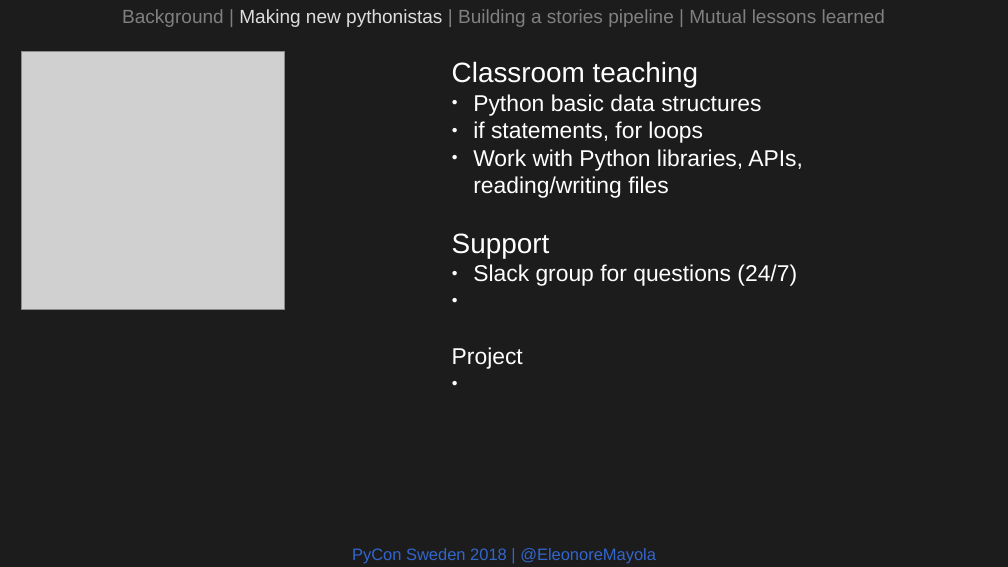
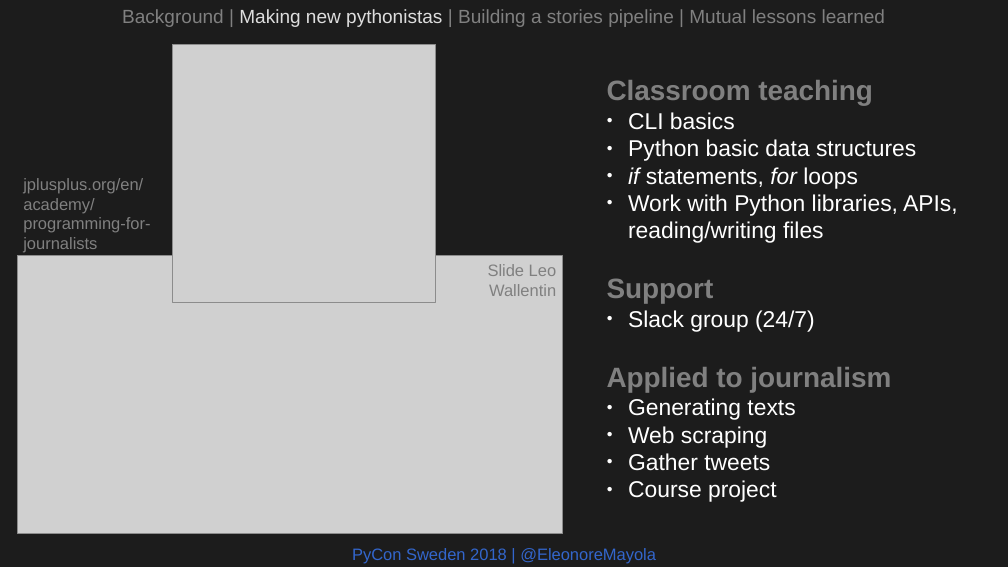
Before and after one commit to Eleonore9/-pyconse18, a slide deck: slide 10 of pyconse2018.odp. Drawn at 1008x567 pixels with LibreOffice and Linux fonts; fonts in the diff are those of the drawing; grey boxes stand for pictures. Boxes give left, top, right and bottom in pixels: in the first picture for what was removed or moved away, otherwise in the second. Text is boxed around its words. In the diff, an @@ line names an element or a change of style, - is before the commit and + after.

Commit message:
Python courses slides

```diff
--- a/pyconse2018.odp
+++ b/pyconse2018.odp
@@ picture added at <box>173,44,435,302</box> @@
@@ text "Classroom teaching": place and size @@
-text "Classroom teaching" at <box>452,61,803,369</box>
+text "Classroom teaching" at <box>607,80,958,502</box>
@@ text at <box>607,80,873,304</box>: text colour #FFFFFF to #808080, bold on in "Classroom teaching", "Support"; italic on in "if for" @@
@@ text at <box>628,112,735,130</box>: paragraph added @@
+● CLI basics
@@ text added at <box>23,178,150,252</box>, 13 pt, text #808080 @@
+jplusplus.org/en/academy/programming-for-journalists
@@ picture: place and size @@
-picture at <box>22,51,284,309</box>
+picture at <box>18,256,563,534</box>
@@ text added at <box>488,264,557,296</box>, 13 pt, text #808080 @@
+Slide Leo Wallentin
@@ text at <box>607,310,891,502</box>: text changed @@
-● Slack group for questions (24/7)
-Project
+● Slack group (24/7)
+Applied to journalism
+● Generating texts
+● Web scraping
+● Gather tweets
+● Course project
```
Also in this commit, not shown: 3 other slides changed.
